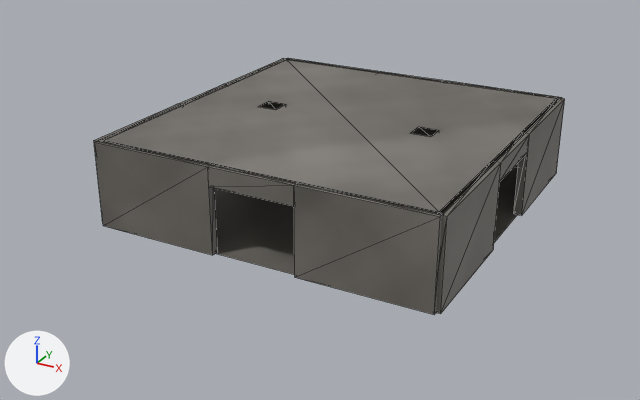
The COLLADA model games/jungle_troll_tribes/meshes/omwdg/cave_room_c.dae as it was, and as the next commit left it.
Rendered twice from a 50 mm camera at (1153.0, -2254.0, 1097.0) aimed at (-41.0, -81.0, 11.0). Lighting does not change. The marker at lower left points along +X, +Y and +Z. The picture after the commit comes second. Mesh edges are drawn as thin lines.
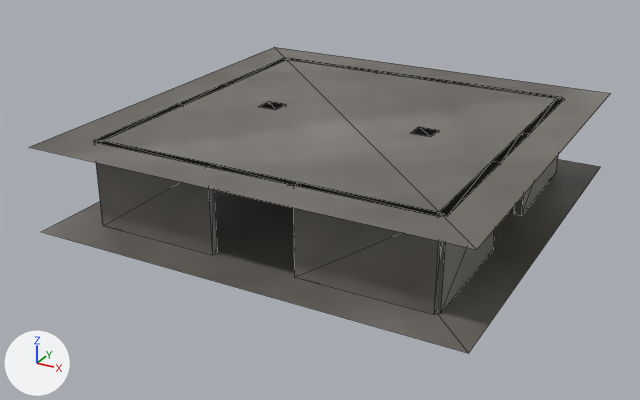
Boxes [x1, y1, x2, y2] around the edits, measured in the pictures (640 x 400 px):
'Plane.001', reshaped (25% wider, 31% taller): before [98, 59, 561, 214]; after [30, 47, 611, 250]
'Plane', reshaped: before [214, 167, 518, 275]; after [42, 159, 600, 353]
'Cube.001', unchanged, covered by the edit: before [514, 97, 565, 215]; after [514, 97, 563, 215]
'Cube.011', unchanged, covered by the edit: before [208, 164, 296, 206]; after [209, 164, 296, 185]

Edits to the bpy script that builds the scene:
```text
Change me_plane_005:
    used by ob_plane_001; location = (0.0, 0.0, 0.0)
    remove me_plane_005.from_pydata(...)  # 4 vertices, 2 faces; spans x -512.0..512.0, y -512.0..512.0, z 256.0
    add me_plane_005.from_pydata(...)  # 4 vertices, 2 faces; spans x -640.0..640.0, y -640.0..640.0, z 256.0
    me_plane_005 part 1
    me_plane_005.vertices[0].co: (-512.0, -512.0, 256.0) -> (-640.0, -640.0, 256.0)  # pixel (96, 141) -> pixel (28, 147)
    me_plane_005.vertices[1].co: (512.0, -512.0, 256.0) -> (640.0, -640.0, 256.0)  # pixel (442, 215) -> pixel (476, 249)
    me_plane_005.vertices[2].co: (-512.0, 512.0, 256.0) -> (-640.0, 640.0, 256.0)  # pixel (285, 58) -> pixel (274, 47)
    me_plane_005.vertices[3].co: (512.0, 512.0, 256.0) -> (640.0, 640.0, 256.0)  # pixel (561, 97) -> pixel (610, 93)
Change me_plane_004:
    used by ob_plane; location = (0.0, 0.0, 0.0)
    remove me_plane_004.from_pydata(...)  # 4 vertices, 2 faces; spans x -512.0..512.0, y -512.0..512.0, z 0.0
    add me_plane_004.from_pydata(...)  # 4 vertices, 2 faces; spans x -640.0..640.0, y -640.0..640.0, z 0.0
    me_plane_004 part 2
    me_plane_004.vertices[0].co: (-512.0, -512.0, 0.0) -> (-640.0, -640.0, 0.0)  # not seen -> pixel (40, 231)
    me_plane_004.vertices[1].co: (512.0, -512.0, 0.0) -> (640.0, -640.0, 0.0)  # pixel (436, 312) -> pixel (468, 353)
    me_plane_004.vertices[2].co: (-512.0, 512.0, 0.0) -> (-640.0, 640.0, 0.0)
    me_plane_004.vertices[3].co: (512.0, 512.0, 0.0) -> (640.0, 640.0, 0.0)  # not seen -> pixel (600, 166)
```
